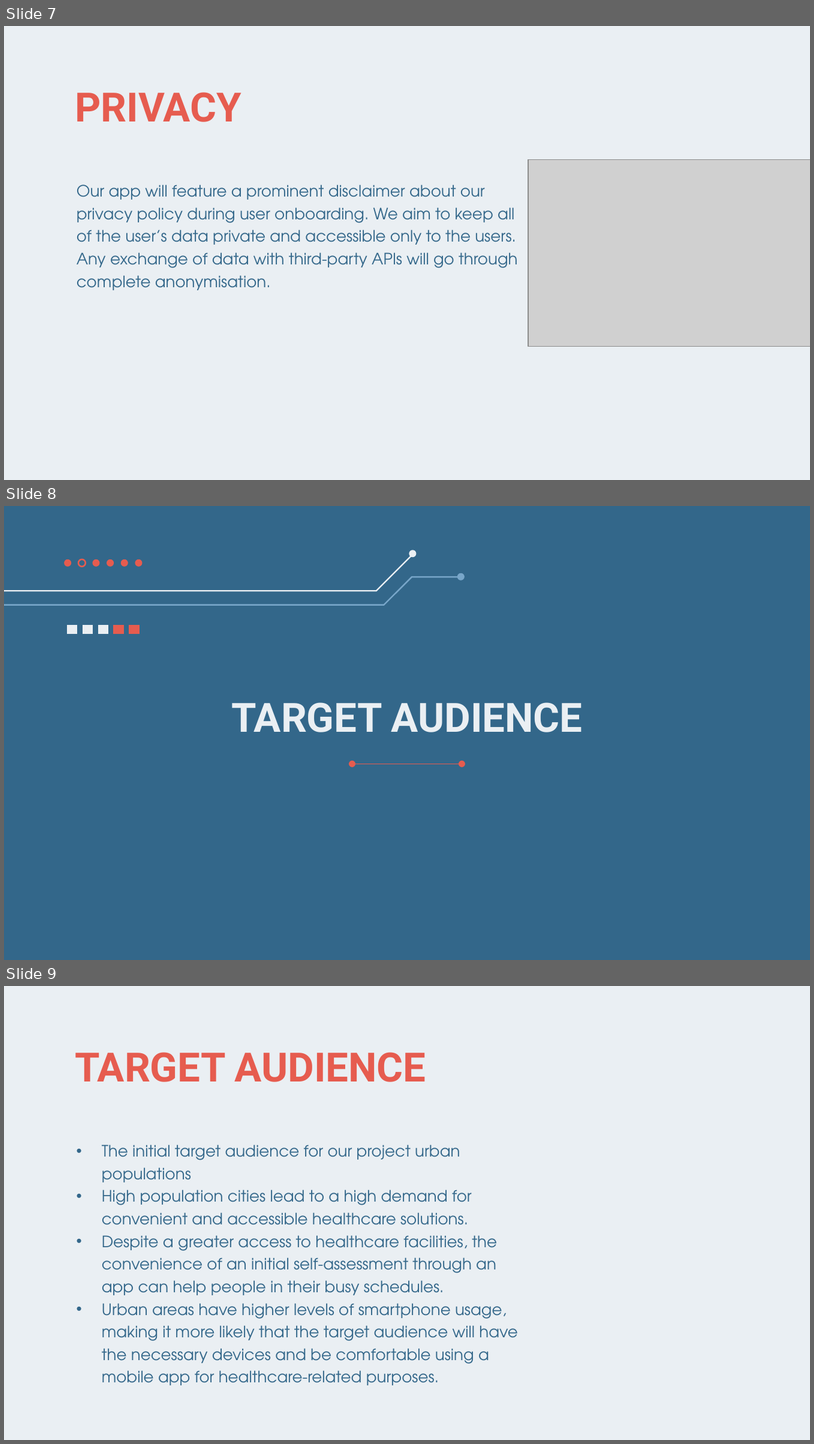
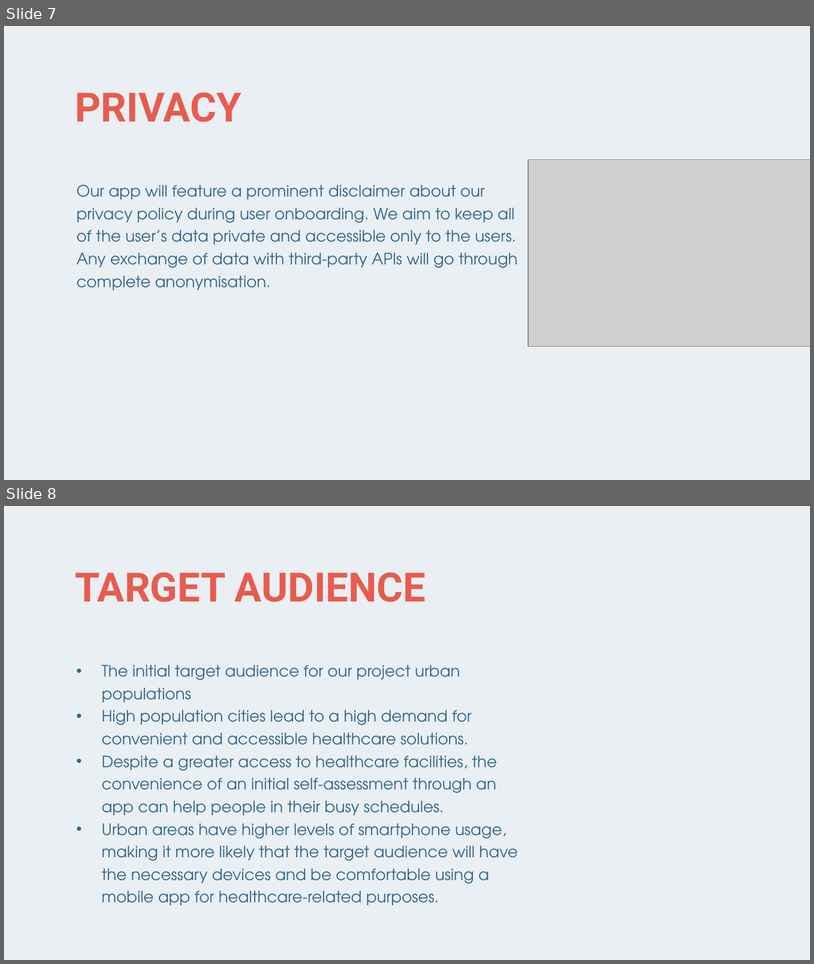
Before and after one commit to adikul358/acta_virinchi_ra2311050010043, a slide deck: Review 2.pptx. Shown one above the other, each under a label of ours: slides 7, 8 and 9 before the commit, slides 7 and 8 after it. The pictures are 814x1444 and 814x964 pixels, drawn with LibreOffice and Linux fonts; fonts in the diff are those of the drawing; grey boxes stand for pictures. Boxes give left, top, right and bottom in pixels: in the first picture for what was removed or moved away, otherwise in the second. Text is boxed around its words. In the diff, an @@ line names an element or a change of style, - is before the commit and + after.

```diff
--- a/Review 2.pptx
+++ b/Review 2.pptx
@@ slide 8 removed at box(4, 506, 810, 960), background #33678A @@
@@ freeform shape removed at box(4, 553, 414, 591) @@
@@ group removed at box(65, 558, 143, 567): 6 freeform shapes @@
@@ freeform shape removed at box(410, 550, 417, 558) @@
@@ freeform shape removed at box(4, 576, 461, 605) @@
@@ freeform shape removed at box(457, 573, 464, 580) @@
@@ group removed at box(67, 625, 140, 634): 5 freeform shapes @@
@@ title removed at box(231, 702, 582, 732) @@
-TARGET AUDIENCE
@@ double arrow removed from (353, 764) to (462, 764) @@
@@ what was slide 9 is now slide 8 @@
```
Also in this commit, not shown: 2 slides changed, 1 other file.
